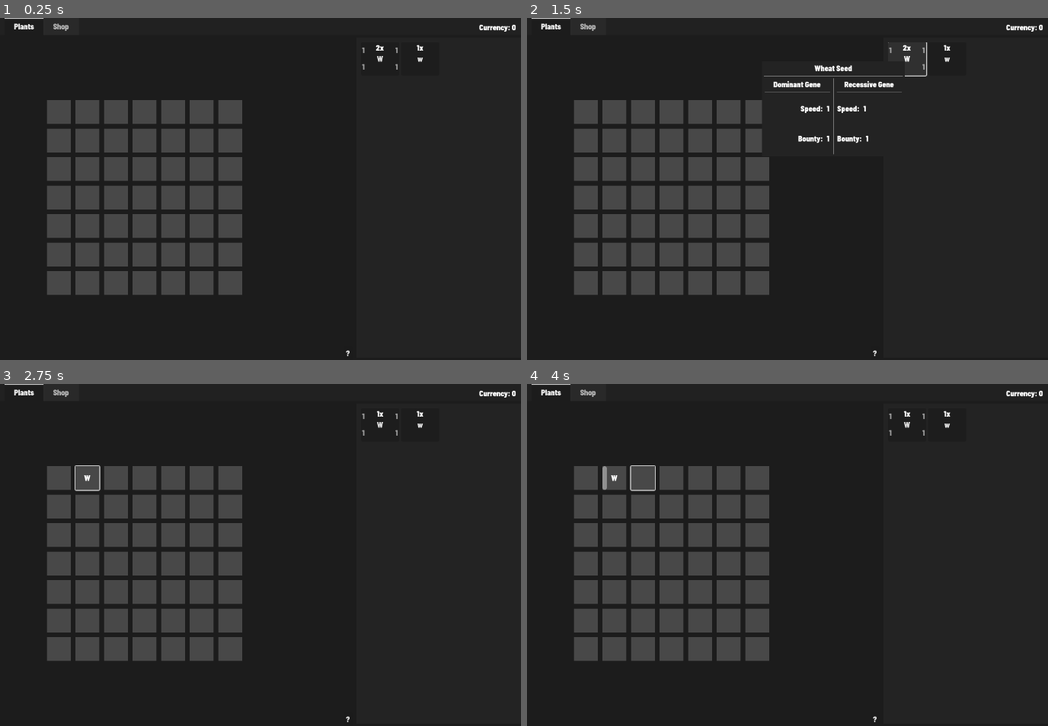
Above: before the commit, frames 1-4 (two rows, left to right).
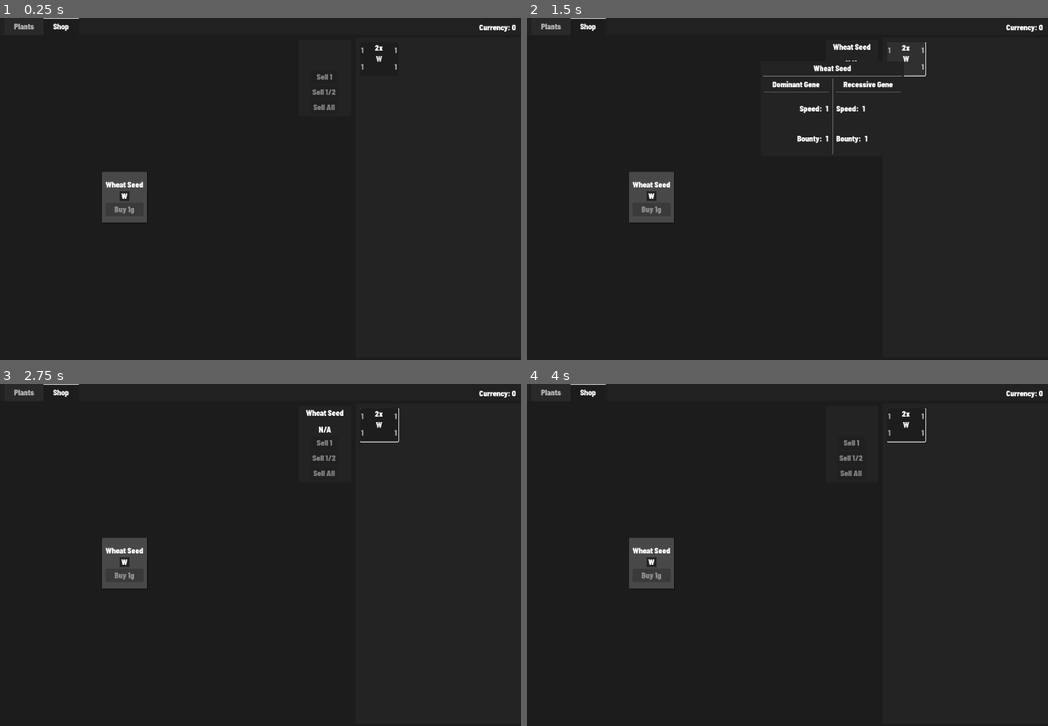
Above: after the commit, the same moments.

Repository: tylercchase/agricraft_godot
Game: Godot game, scene res://src/main.tscn
Same seed, same stepped clock (60 frames per second), same inputs: the game is played once before the commit and once after it. The engine's default icon, where the game draws it, is replaced by a stand-in: a white triangle on a blue panel in a dark square.
Inputs (mouse positions are in pixels of both pictures, inside the frame that each line leads up to):
- Up to frame 1 (0.25 s): no input
- Up to frame 2 (1.5 s): click (584, 113) at 0.52 s; click "W" at 1.25 s
- Up to frame 3 (2.75 s): click (88, 479) at 2.02 s
- Up to frame 4 (4 s): click "W" at 2.75 s; click (641, 479) at 3.52 s

The runs differ from the first frame. In frame 1, 15% of the frame differs, in the area x 0-82%, y 0-99%; in frame 2, 16%; in frame 3, 15%; in frame 4, 15%.

Commit message:
fix: selling more than one item at a time

Diff:
--- a/src/guides/guide.gd
+++ b/src/guides/guide.gd
@@ -7,8 +7,6 @@
     close_button.pressed.connect(Events.emit_guide_open.bind(''))
 
 func _on_guide_open(request_id: String):
-    print(request_id)
-    print('test')
     if request_id == id:
         visible = true
     else:
--- a/src/guides/plant_guide.tscn
+++ b/src/guides/plant_guide.tscn
@@ -39,6 +39,9 @@
 
 There will be a progress bar that shows up on the square, and when the plant is ready to harvest the label will turn green.
 
+Clicking on the plant while it is growing will speed up the progress.
+
+
 In order for a plant to crossbreed with another plant, you need to setup a mutation spot (right click) in between two plants with only 2 plants touching the sides of the square. The plants must be fully grown in order to crossbreed with eachother.
 
 Green=Plant, Purple=Mutation Spot
--- a/src/main.tscn
+++ b/src/main.tscn
@@ -41,10 +41,11 @@
 grow_vertical = 2
 size_flags_horizontal = 3
 size_flags_stretch_ratio = 2.0
-current_tab = 0
+current_tab = 1
 tab_focus_mode = 0
 
 [node name="Plants" type="Control" parent="TabContainer"]
+visible = false
 layout_mode = 2
 metadata/_tab_index = 0
 
@@ -274,7 +275,6 @@
 inventory_manager = NodePath("../../../../../../../../../../../InventoryManager")
 
 [node name="Shop" type="MarginContainer" parent="TabContainer"]
-visible = false
 layout_mode = 2
 theme_override_constants/margin_left = 10
 theme_override_constants/margin_top = 10
--- a/src/managers/inventory_manager.gd
+++ b/src/managers/inventory_manager.gd
@@ -18,7 +18,7 @@
     # add a starting out seed for now
     add_item(ResourceLoader.load('res://src/plant/resources/wheat.tres'))
     add_item(ResourceLoader.load('res://src/plant/resources/wheat.tres'))
-    add_item(ResourceLoader.load("res://src/items/resources/wheat.tres"))
+    # add_item(ResourceLoader.load("res://src/items/resources/wheat.tres"),4)
     Events.set_selected_item.connect(_on_selected_item)
     Events.buy_item.connect(_on_buy_item)
 
@@ -51,9 +51,9 @@
 func find_id(item: ItemSlot, id):
     return item.id == id
 
-func remove_item(item_id, amount):
+func remove_item(item_id, amount=1):
     var index = items.find_custom(find_id.bind(item_id))
-    items[index].amount -= 1
+    items[index].amount -= amount
     if items[index].amount <= 0:
         if items[index].id == selected_item.id:
             Events.emit_selected_item(null)
--- a/src/shop/buy_item/sell_container.gd
+++ b/src/shop/buy_item/sell_container.gd
@@ -43,15 +43,14 @@
 
 
 func sell_item(modifier: Modifier):
-
-    var amount_to_sell = 1
+    var amount_to_sell
     match modifier:
         Modifier.ONE:
             amount_to_sell = 1
         Modifier.HALF:
-            amount_to_sell = selected_item.count / 2
+            amount_to_sell = selected_item.amount / 2
         Modifier.ALL:
-            amount_to_sell = selected_item.count
+            amount_to_sell = selected_item.amount
     PlayerStats.currency += selected_item.item.base_sell_price * amount_to_sell
     inventory_manager.remove_item(selected_item.item.id, amount_to_sell)
 
